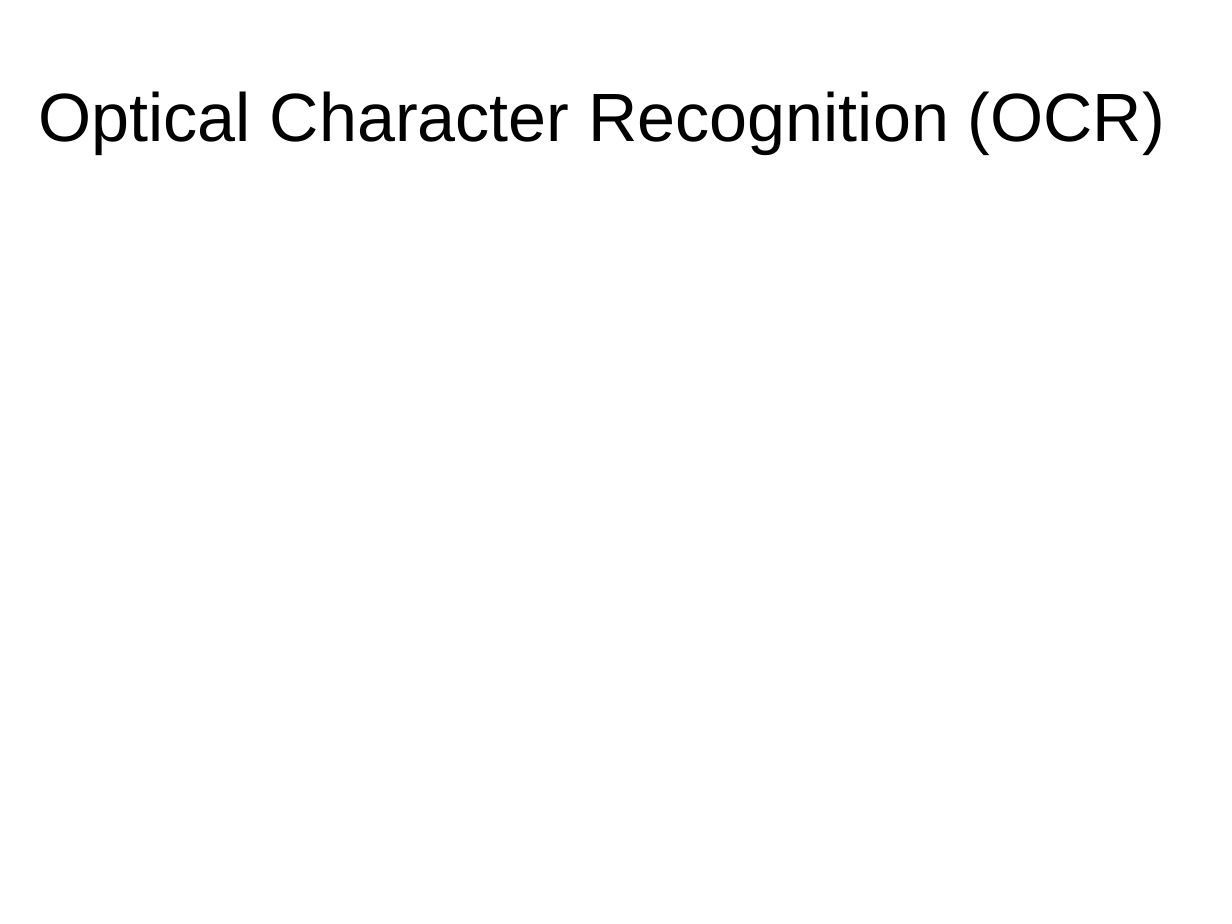
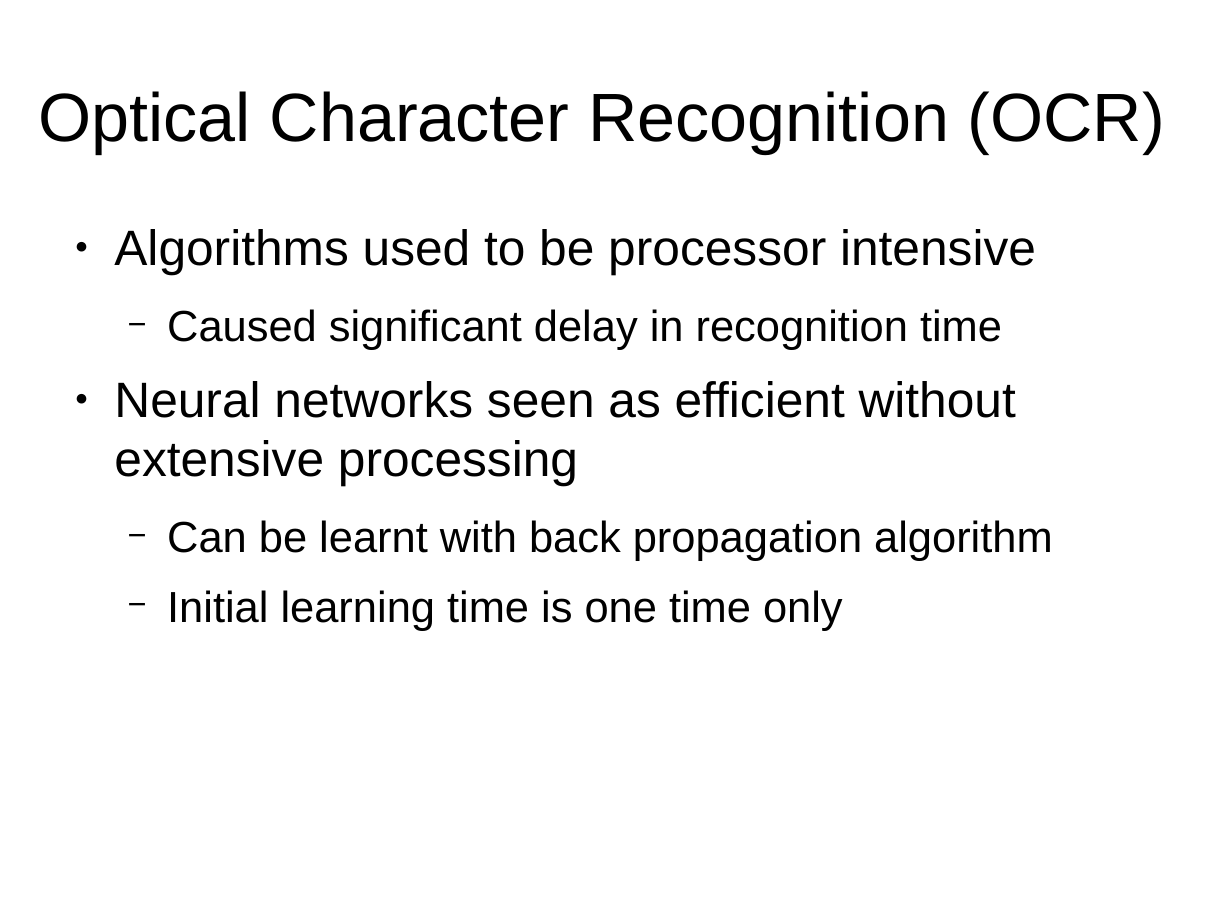
Before and after one commit to JaimeLennox/topicspresentation, a slide deck: slide 3 of presentation_applications.odp. Drawn at 1232x924 pixels with LibreOffice and Linux fonts; fonts in the diff are those of the drawing. Boxes give left, top, right and bottom in pixels: in the first picture for what was removed or moved away, otherwise in the second. Text is boxed around its words. In the diff, an @@ line names an element or a change of style, - is before the commit and + after.

Commit message:
Added slides for image compression and optical character recognition.

```diff
--- a/presentation_applications.odp
+++ b/presentation_applications.odp
@@ text added at [114, 229, 1053, 631], 28 pt, text #000000 @@
+● Algorithms used to be processor intensive
+  − Caused significant delay in recognition time
+● Neural networks seen as efficient without extensive processing
+  − Can be learnt with back propagation algorithm
+  − Initial learning time is one time only
```
Also in this commit, not shown: 1 slide added, 1 slide removed, 4 other files.
